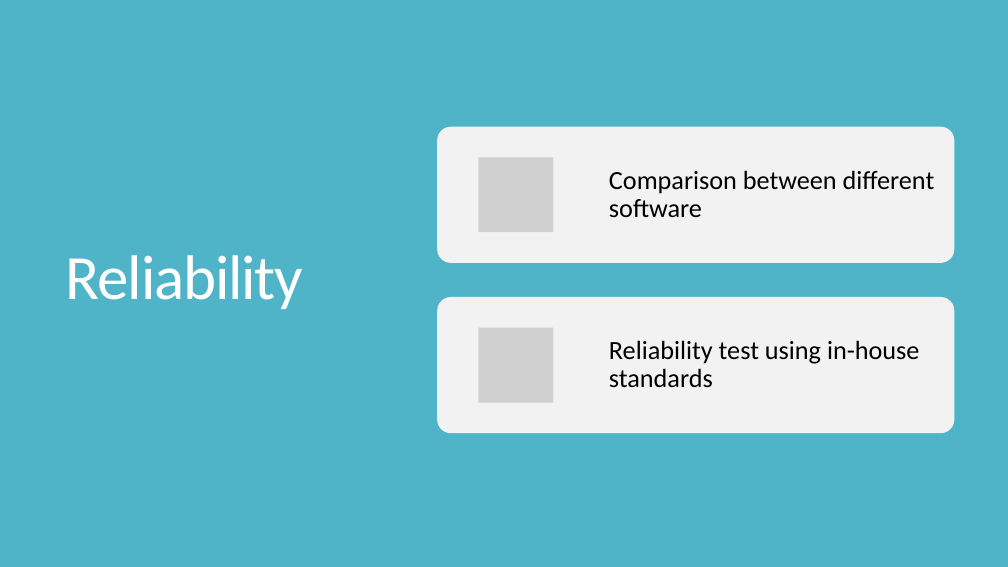
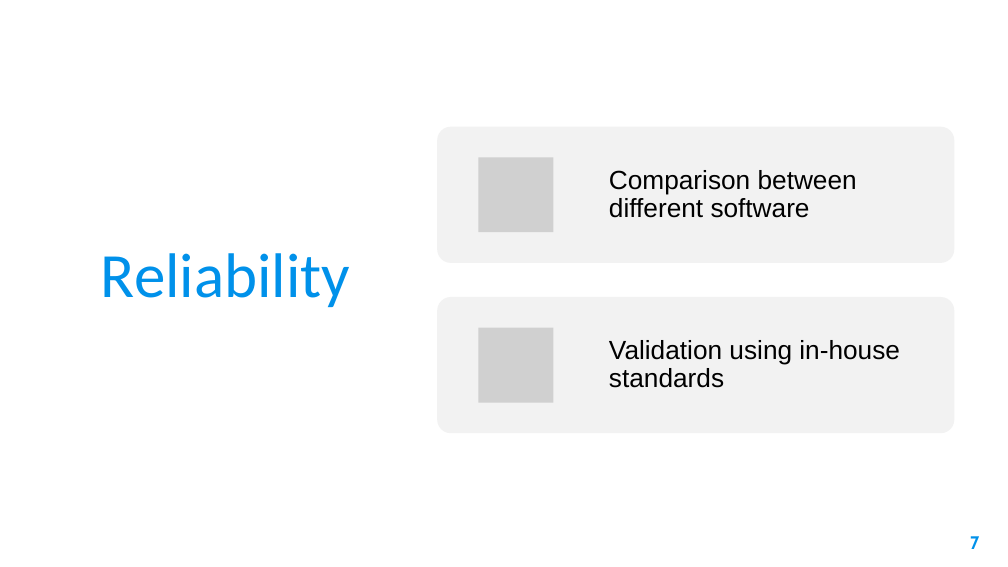
Before and after one commit to XiminHu/mass-suite, a slide deck: slide 7 of doc/20210326 ACS presentation.pptx (slide 8 before the commit). Drawn at 1008x567 pixels with LibreOffice and Linux fonts; fonts in the diff are those of the drawing; grey boxes stand for pictures; background and template pictures are left out. Boxes give left, top, right and bottom in pixels: in the first picture for what was removed or moved away, otherwise in the second. Text is boxed around its words. In the diff, an @@ line names an element or a change of style, - is before the commit and + after.

```diff
--- a/doc/20210326 ACS presentation.pptx
+++ b/doc/20210326 ACS presentation.pptx
@@ background #50B4C8 to picture (left out) @@
@@ text "Comparison between different software" at <box>609,170,857,218</box>: font Calibri to Arial @@
@@ title "Reliability": place and size @@
-title "Reliability" at <box>66,255,303,309</box>
+title "Reliability" at <box>101,253,350,307</box>
@@ title "Reliability" at <box>101,253,350,307</box>: text colour #FFFFFF to #0091EA, letter spacing -1.2 to 0 pt; alignment left to centre; line spacing 0.85 to 1; vertical alignment middle to bottom @@
@@ text at <box>609,340,900,388</box>: text changed; font Calibri to Arial @@
-Reliability test using in-house standards
+Validation using in-house standards
@@ page number added at <box>970,536,979,549</box>, 17.3 pt, text #0091EA, bold @@
+7
```
Also in this commit, not shown: 18 other slides changed, 3 slides added, 3 slides removed, 13 other files.
